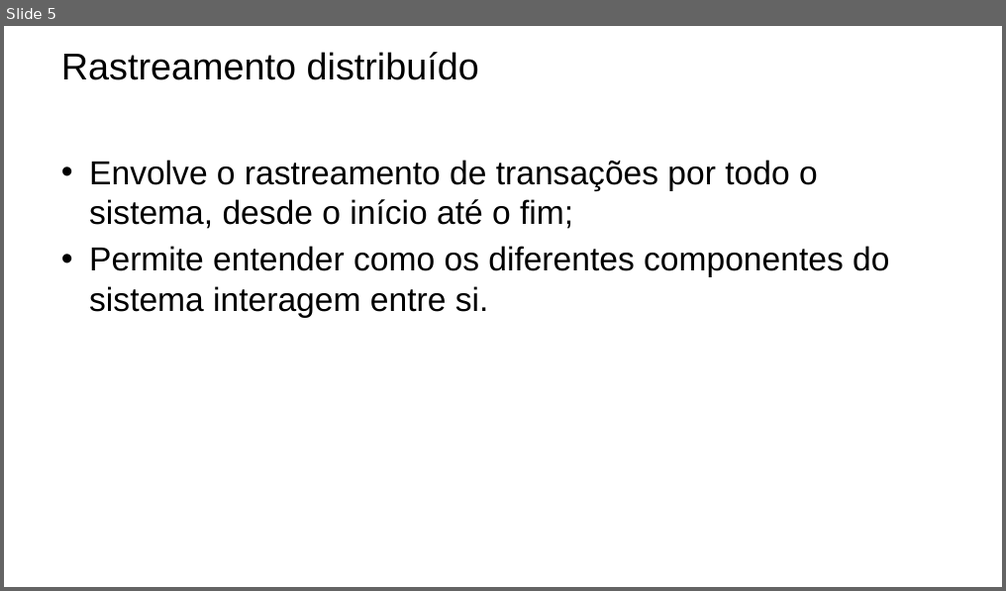
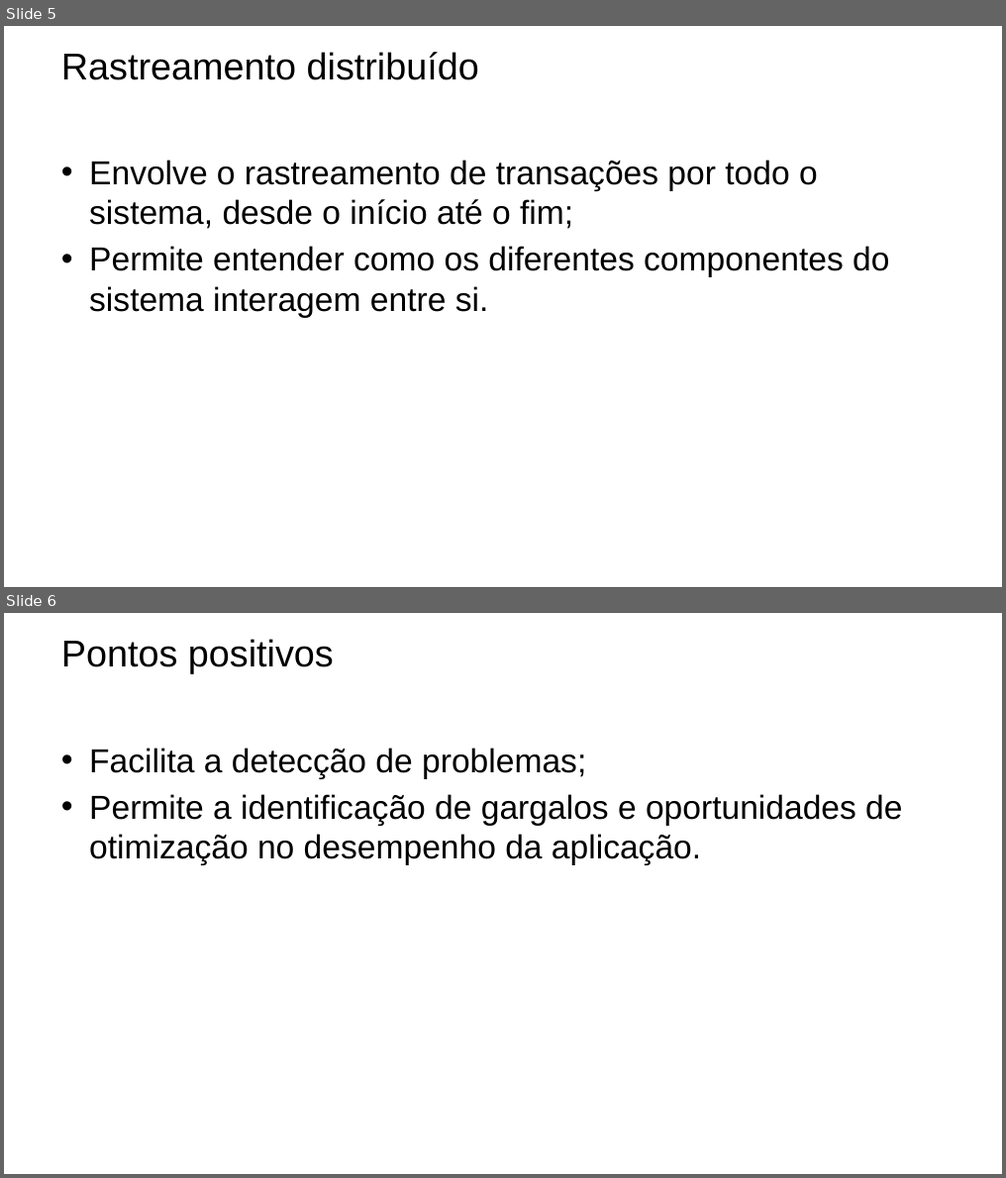
Before and after one commit to osniantonio/dotnetchapter01, a slide deck: ObservabilidadeDotnet.pptx. Shown one above the other, each under a label of ours: slide 5 before the commit, slides 5 and 6 after it. The pictures are 1006x591 and 1006x1178 pixels, drawn with LibreOffice and Linux fonts; fonts in the diff are those of the drawing; background and template pictures are left out. Boxes give left, top, right and bottom in pixels: in the first picture for what was removed or moved away, otherwise in the second. Text is boxed around its words. In the diff, an @@ line names an element or a change of style, - is before the commit and + after.

```diff
--- a/ObservabilidadeDotnet.pptx
+++ b/ObservabilidadeDotnet.pptx
@@ slide 6 added at (4, 613, 1002, 1174), background picture (left out) @@
@@ title added at (61, 639, 334, 674), 36 pt, text #000000 @@
+Pontos positivos
@@ text added at (89, 748, 902, 865), 32 pt, text #000000 @@
+• Facilita a detecção de problemas;
+• Permite a identificação de gargalos e oportunidades de otimização no desempenho da aplicação.
```
Also in this commit, not shown: 3 slides changed, 1 other slide added, 22 other files.
